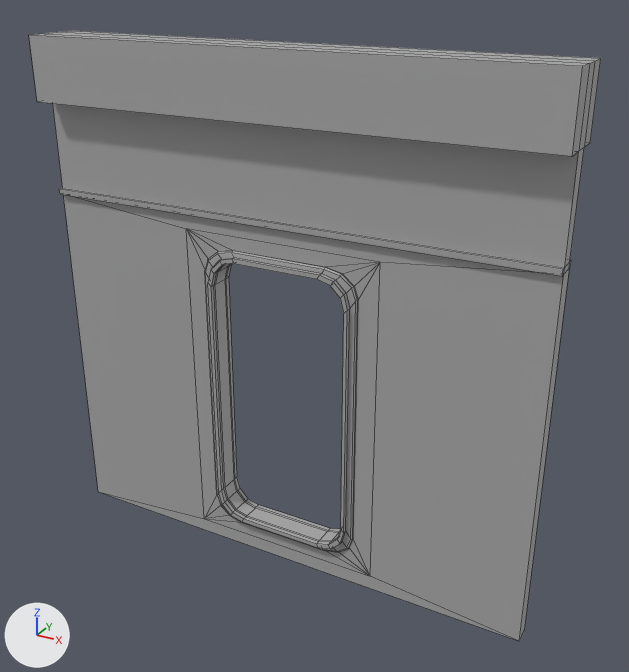
The FBX model Assets/_MAIN/Asset/SM_StaticMesh/SM_Environnement/SM_SetModulaire/SM_MurPorteCouloir.fbx as it was, and as the next commit left it.
The view is the same before and after, from a camera (50 mm lens) standing at (1.33, -2.21, 1.99) and looking at (0.09, 0.04, 0.86). The lights are fixed; the arrows at lower left show +X, +Y and +Z. Mesh edges are drawn as thin lines. Where no turn or scale is listed for an object, it has been applied to the vertices.

In view in the first picture: 'SM_MurPorteCouloir'.
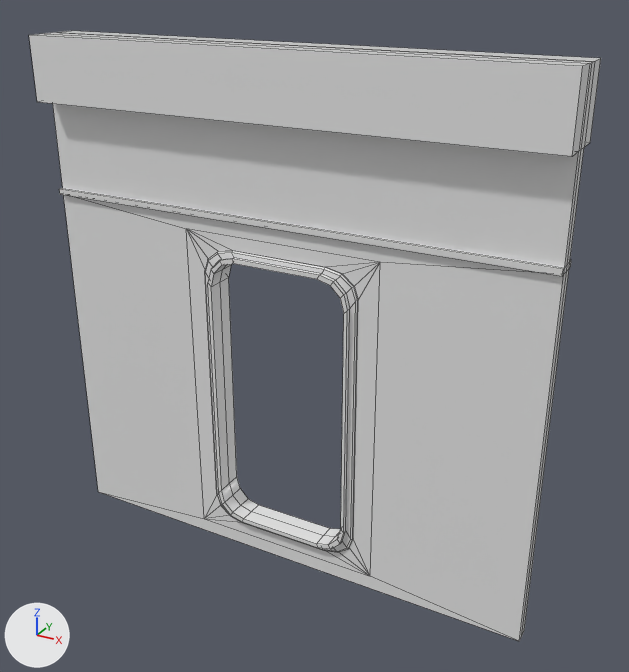
The edits, one by one:
Material 'M_MurPorteCouloir' (mat_m_murportecouloir) is new.
Its base color is (0.8, 0.8, 0.8) (white #e7e7e7).
Its roughness is 0.2.
me_mesh is used by ob_sm_murportecouloir; location (0.0, 0.0, 0.0).
me_mesh had 300 vertices, 312 faces and spanned x -0.86..0.86, y -0.09..0.09, z 0.0..1.75.
me_mesh now has 262 vertices, 272 faces and spans x -0.86..0.86, y -0.09..0.09, z 0.0..1.75.
Part 1, on me_mesh:
64 vertices are removed from x -0.24..0.24, y -0.03..0.03, z 0.13..1.09.
99 faces are deleted.
10 vertices are added at x -0.86..0.86, y 0.0, z 0.0..1.75.
16 new vertices lie (0.0, 0.05, 0.0) away from vertices in x -0.24..0.24, y -0.05, z 0.13..1.09.
59 new faces join them.
me_mesh part 2: 216 faces spanning x -0.86..0.86, y -0.09..0.09, z 0.0..1.75 switch from mat_standardsurface1 (grey #aaaaaa) to mat_m_murportecouloir (white #e7e7e7).

Pixel boxes [x1, y1, x2, y2] of what changed, in the pictures (629 x 672 px):
part 1 of me_mesh, cut back: [48, 32, 595, 641] in both
part 2 of me_mesh, recoloured: [29, 31, 601, 641] in both
